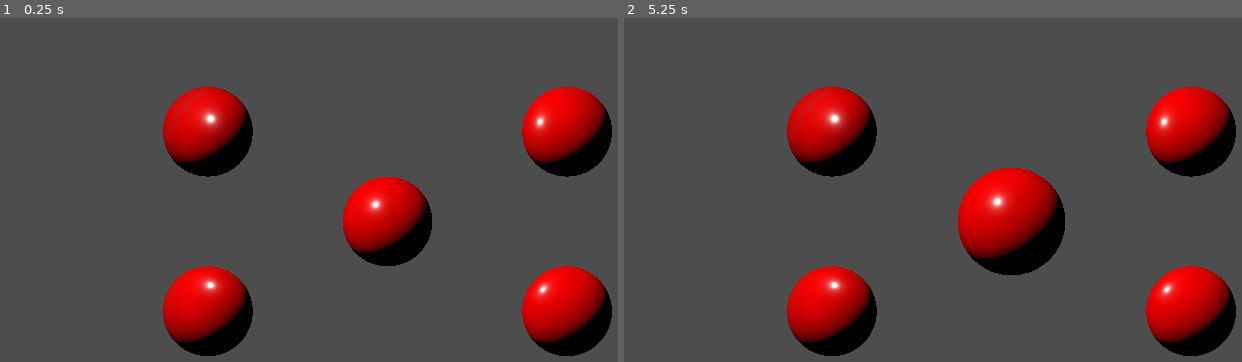
Above: before the commit, frames 1-2 (left to right).
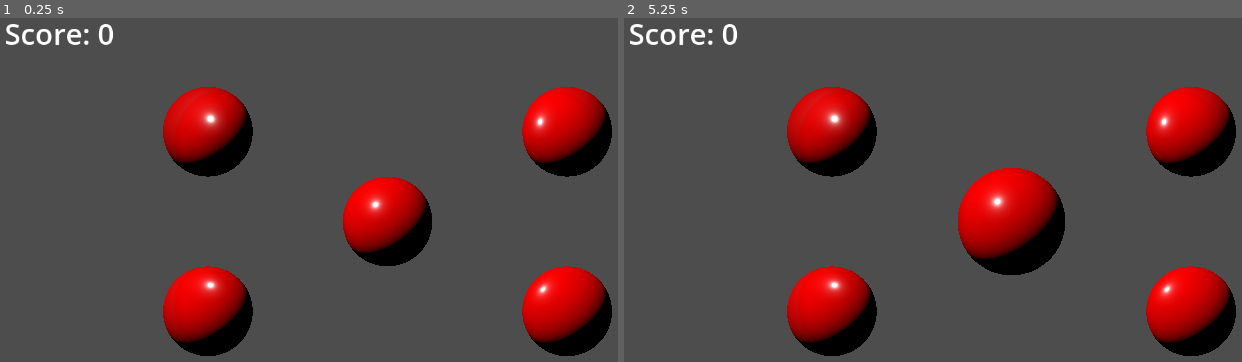
Above: after the commit, the same moments.

Repository: kadenscroggins/godot-things
Game: Godot game, scene res://Scenes/Oxygen.tscn
Two runs of this game, one before a commit and one after it. Both use one fixed random seed, a clock stepped at 60 frames per second and the inputs below.
Inputs (mouse positions are in pixels of both pictures, inside the frame that each line leads up to):
- Up to frame 1 (0.25 s): no input
- Up to frame 2 (5.25 s): tap Enter at 0.5, 2, 3.5 s; move the mouse to (1186, 200) at 0.52 s; hold Right 0.53-1.28 s; click (1186, 200) at 0.67 s; tap Space at 1.25, 2.75, 4.25 s; move the mouse to (852, 245) at 1.27 s; hold Down 1.28-2.03 s; move the mouse to (1093, 121) at 2.02 s; hold Right 2.03-2.78 s; move the mouse to (970, 310) at 2.77 s; hold Up 2.78-3.53 s; click (970, 310) at 2.92 s; move the mouse to (outside the picture) at 3.52 s; hold Left 3.53-5.03 s; move the mouse to (772, 155) at 4.27 s; move the mouse to (1050, 220) at 5.02 s; hold Down from 5.03 s (still down); click (1050, 220) at 5.17 s

The runs differ from the first frame. In frame 1, 0.4% of the frame differs, in the area x 0-19%, y 1-8%; in frame 2, 0.4%.

Commit message:
Balloon popper finale

Diff:
--- a/Scenes/Oxygen.tscn
+++ b/Scenes/Oxygen.tscn
@@ -1,10 +1,14 @@
-[gd_scene load_steps=3 format=3 uid="uid://cnc5is1ijd7xw"]
+[gd_scene load_steps=4 format=3 uid="uid://cnc5is1ijd7xw"]
 
 [ext_resource type="Script" path="res://Scripts/Balloon_Manager.gd" id="1_uc5ok"]
 [ext_resource type="PackedScene" uid="uid://c7kmcv078pkb0" path="res://Scenes/Sub-Scenes/balloon.tscn" id="2_a62lq"]
 
-[node name="Oxygen" type="Node3D"]
+[sub_resource type="LabelSettings" id="LabelSettings_2flci"]
+font_size = 42
+
+[node name="Oxygen" type="Node3D" node_paths=PackedStringArray("score_text")]
 script = ExtResource("1_uc5ok")
+score_text = NodePath("ScoreText")
 
 [node name="Camera3D" type="Camera3D" parent="."]
 transform = Transform3D(1, 0, 0, 0, 1, 0, 0, 0, 1, 0, 0, 3)
@@ -17,9 +21,11 @@
 transform = Transform3D(0.707107, 0.5, -0.5, 0, 0.707107, 0.707107, 0.707107, -0.5, 0.5, 0, 2.03343, 0)
 
 [node name="Balloon" parent="." instance=ExtResource("2_a62lq")]
+clicks_to_pop = 2
 
 [node name="Balloon2" parent="." instance=ExtResource("2_a62lq")]
 transform = Transform3D(1, 0, 0, 0, 1, 0, 0, 0, 1, -2, 1, 0)
+clicks_to_pop = 8
 
 [node name="Balloon3" parent="." instance=ExtResource("2_a62lq")]
 transform = Transform3D(1, 0, 0, 0, 1, 0, 0, 0, 1, -2, -1, 0)
@@ -29,3 +35,14 @@
 
 [node name="Balloon5" parent="." instance=ExtResource("2_a62lq")]
 transform = Transform3D(1, 0, 0, 0, 1, 0, 0, 0, 1, 2, 1, 0)
+
+[node name="ScoreText" type="Label" parent="."]
+anchors_preset = -1
+anchor_right = 0.01
+anchor_bottom = 0.015
+offset_left = 24.0
+offset_top = 24.0
+offset_right = 391.48
+offset_bottom = 104.28
+text = "Score: 0"
+label_settings = SubResource("LabelSettings_2flci")
--- a/Scripts/Balloon.gd
+++ b/Scripts/Balloon.gd
@@ -1,8 +1,8 @@
 extends Area3D
 
-var clicks_to_pop: int = 5
-var size_increase: float = 0.2
-var score_to_give: int = 1
+@export var clicks_to_pop: int = 5
+@export var size_increase: float = 0.2
+@export var score_to_give: int = 1
 
 func _on_input_event(camera, event, position, normal, shape_idx):
 	if event is InputEventMouseButton \
--- a/Scripts/Balloon_Manager.gd
+++ b/Scripts/Balloon_Manager.gd
@@ -1,7 +1,8 @@
 extends Node3D
 
 var score: int = 0
+@export var score_text: Label
 
 func increase_score(amount):
 	score += amount
-	print(score)
+	score_text.text = "Score: %d" % score
